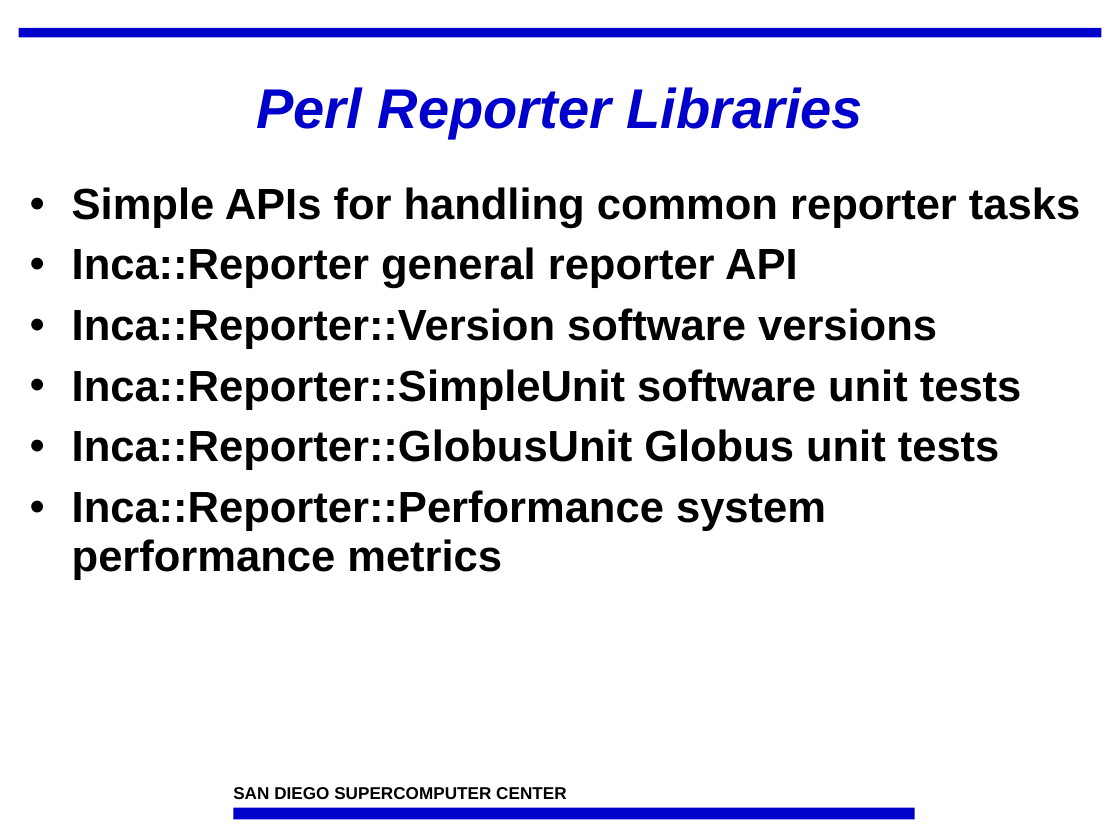
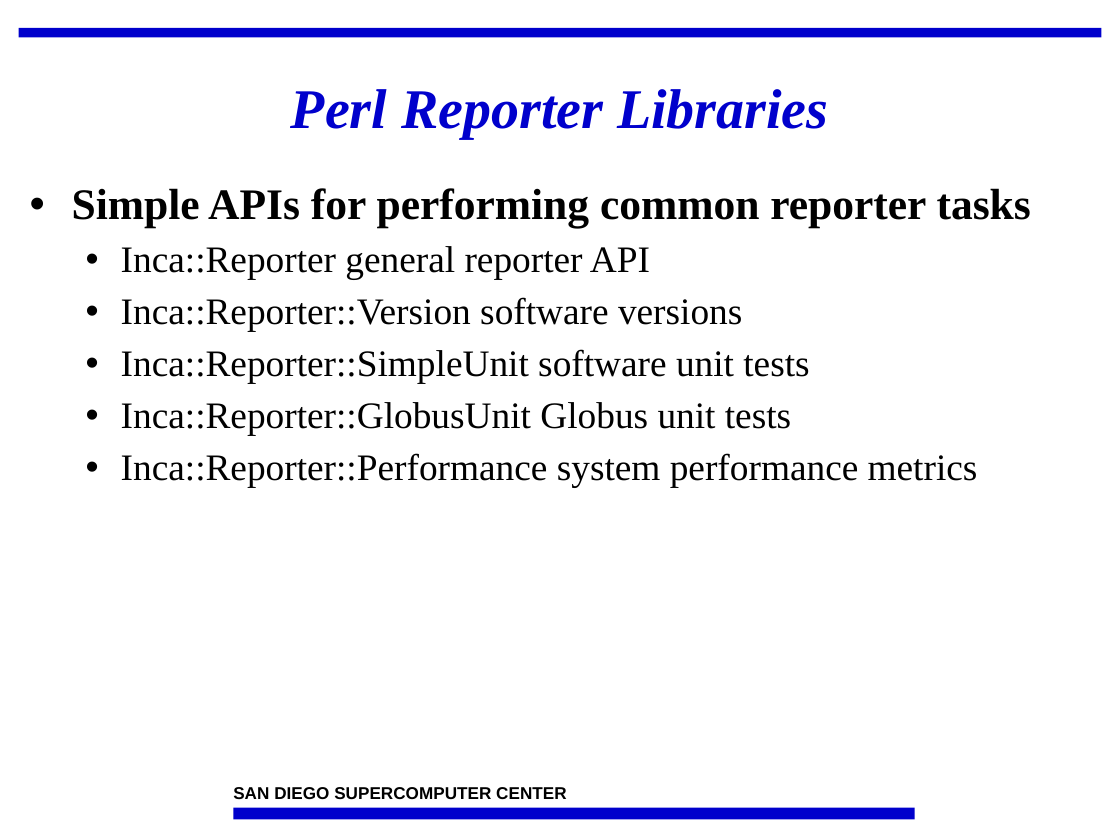
Before and after one commit to IncaProject/inca-xsede, a slide deck: slide 9 of talks/incaReporters.ppt. Drawn at 1120x840 pixels with LibreOffice and Linux fonts; fonts in the diff are those of the drawing; background and template pictures are left out. Boxes give left, top, right and bottom in pixels: in the first picture for what was removed or moved away, otherwise in the second. Text is boxed around its words. In the diff, an @@ line names an element or a change of style, - is before the commit and + after.

```diff
--- a/talks/incaReporters.ppt
+++ b/talks/incaReporters.ppt
@@ title "Perl Reporter Libraries" at (291,89,828,139): font Arial to Times New Roman @@
@@ text at (72,188,1031,228): text changed; font Arial to Times New Roman @@
-• Simple APIs for handling common reporter tasks
+• Simple APIs for performing common reporter tasks
@@ text at (121,246,978,487): size 28 to 24 pt, font Arial to Times New Roman, bold off in "Inca::Reporter general reporter API", "Inca::Reporter::Version software versions", "Inca::Reporter::SimpleUnit software unit tests", "Inca::Reporter::GlobusUnit Globus unit tests" and 1 more places; list level 1 to 2 in "Inca::Reporter general reporter API"; list level 1 to 2 in "Inca::Reporter::Version software versions"; list level 1 to 2 in "Inca::Reporter::SimpleUnit software unit tests"; list level 1 to 2 in "Inca::Reporter::GlobusUnit Globus unit tests"; list level 1 to 2 in "Inca::Reporter::Performance system performance metrics" @@
```
Also in this commit, not shown: 22 other slides changed, 5 slides added.
